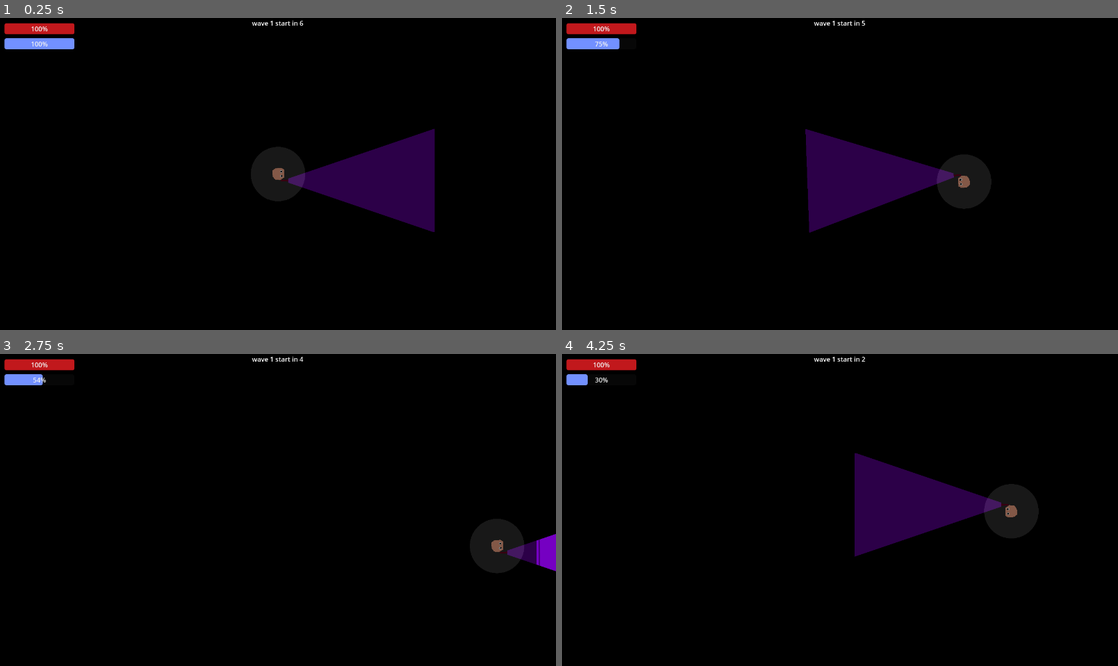
Above: before the commit, frames 1-4 (two rows, left to right).
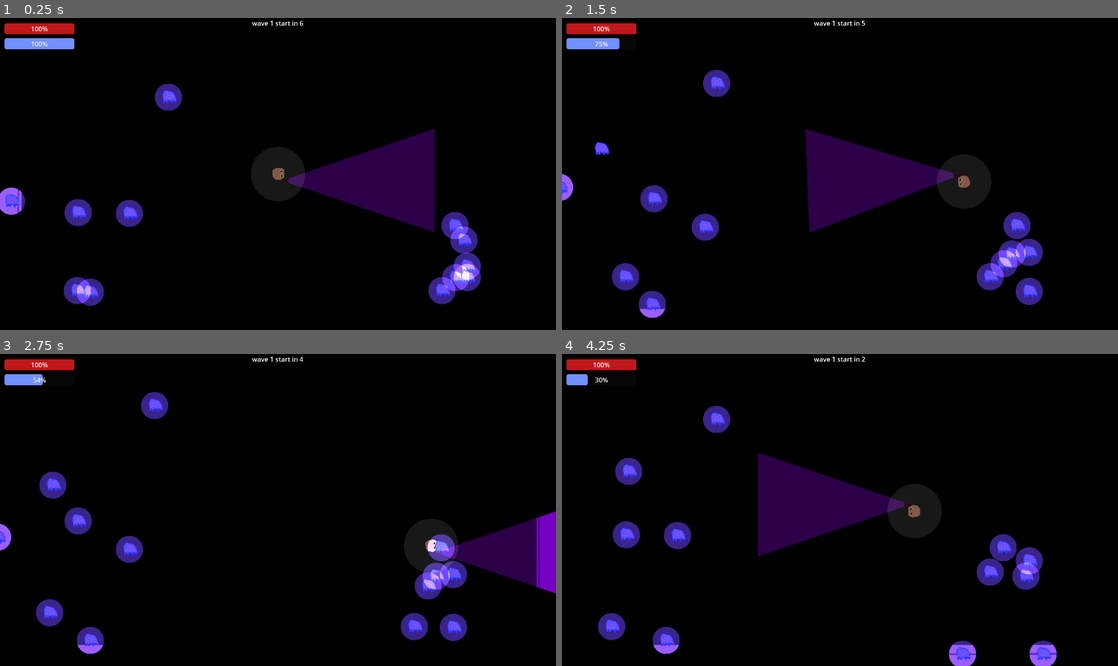
Above: after the commit, the same moments.

Repository: mncc8337/blashout
Game: Godot game, scene res://scenes/main.tscn
The game is run twice, just before and just after one commit, with the same random seed, the same clock (stepped at 60 frames per second) and the same inputs.
Inputs (mouse positions are in pixels of both pictures, inside the frame that each line leads up to):
- Up to frame 1 (0.25 s): no input
- Up to frame 2 (1.5 s): move the mouse to (962, 158) at 0.52 s; hold D (right) 0.53-1.28 s; hold Shift (run) 0.53-1.28 s; move the mouse to (728, 189) at 1.27 s; hold S (down) from 1.28 s (still down); tap Shift (run) at 1.35 s
- Up to frame 3 (2.75 s): move the mouse to (333, 441) at 2.02 s; release S (down) at 2.03 s; hold D (right) from 2.03 s (still down); hold Shift (run) from 2.03 s (still down)
- Up to frame 4 (4.25 s): move the mouse to (812, 572) at 2.77 s; release D (right) at 2.78 s; release Shift (run) at 2.78 s; hold W (up) 2.78-3.53 s; tap Shift (run) at 2.85 s; move the mouse to (1006, 556) at 3.52 s; hold A (left) from 3.53 s (still down); hold Shift (run) from 3.53 s (still down)

The runs differ from the first frame. In frame 1, 3.4% of the frame differs, in the area x 0-87%, y 20-93%; in frame 2, 3.7%; in frame 3, 6.3%; in frame 4, 12%, in the area x 6-89%, y 16-100%.

Commit message:
UI update

Diff:
--- a/project.godot
+++ b/project.godot
@@ -19,7 +19,6 @@
 
 window/size/viewport_width=1366
 window/size/viewport_height=768
-window/size/resizable=false
 
 [input]
 
--- a/scenes/blck.tscn
+++ b/scenes/blck.tscn
@@ -1,35 +1,29 @@
-[gd_scene load_steps=5 format=3 uid="uid://bdtknlk2qmu1v"]
+[gd_scene load_steps=5 format=3 uid="uid://cbrauh5bv81oy"]
 
-[ext_resource type="Texture2D" uid="uid://cur22yoxn2oxi" path="res://imgs/block.png" id="1_mhg6f"]
+[ext_resource type="Texture2D" uid="uid://cehm3itmqvrer" path="res://imgs/speedbumpidk.png" id="1_hnljd"]
+[ext_resource type="Script" path="res://scripts/blck.gd" id="1_j7l2x"]
+[ext_resource type="Texture2D" uid="uid://ms00oskxpk00" path="res://imgs/vision.png" id="3_65mba"]
 
-[sub_resource type="Gradient" id="Gradient_o4y51"]
-offsets = PackedFloat32Array(1)
-colors = PackedColorArray(1, 1, 1, 1)
+[sub_resource type="RectangleShape2D" id="RectangleShape2D_qtmh2"]
+size = Vector2(22, 22)
 
-[sub_resource type="GradientTexture1D" id="GradientTexture1D_1x747"]
-gradient = SubResource("Gradient_o4y51")
+[node name="blck" type="CharacterBody2D"]
+script = ExtResource("1_j7l2x")
 
-[sub_resource type="OccluderPolygon2D" id="OccluderPolygon2D_yp3ur"]
-cull_mode = 1
-polygon = PackedVector2Array(9, -9, -9, -9, -9, 9, 9, 9)
+[node name="block_moving_timer" type="Timer" parent="."]
+one_shot = true
 
-[node name="block" type="StaticBody2D"]
-position = Vector2(1, 1)
-scale = Vector2(2, 2)
+[node name="Sprite2D" type="Sprite2D" parent="."]
+scale = Vector2(0.2, 0.2)
+texture = ExtResource("1_hnljd")
 
-[node name="CollisionPolygon2D2" type="CollisionPolygon2D" parent="."]
-polygon = PackedVector2Array(9, -9, -9, -9, -9, 9, 9, 9)
+[node name="CollisionShape2D" type="CollisionShape2D" parent="."]
+position = Vector2(-1, 0)
+shape = SubResource("RectangleShape2D_qtmh2")
 
-[node name="Sprite2D2" type="Sprite2D" parent="CollisionPolygon2D2"]
-texture = ExtResource("1_mhg6f")
-
-[node name="PointLight2D" type="PointLight2D" parent="CollisionPolygon2D2/Sprite2D2"]
-scale = Vector2(6.25, 1600)
-color = Color(1, 1, 1, 0.290196)
-energy = 7.85
-blend_mode = 2
-texture = SubResource("GradientTexture1D_1x747")
-texture_scale = 0.01
-
-[node name="LightOccluder2D2" type="LightOccluder2D" parent="CollisionPolygon2D2"]
-occluder = SubResource("OccluderPolygon2D_yp3ur")
+[node name="PointLight2D" type="PointLight2D" parent="."]
+position = Vector2(-2, 1)
+scale = Vector2(0.1, 0.1)
+color = Color(0.423529, 0.254902, 1, 0.654902)
+energy = 8.71
+texture = ExtResource("3_65mba")
--- a/scenes/foe.tscn
+++ b/scenes/foe.tscn
@@ -7,6 +7,34 @@
 
 [sub_resource type="Theme" id="Theme_ctdp7"]
 ProgressBar/styles/fill = SubResource("StyleBoxFlat_jaxkr")
+
+[sub_resource type="Animation" id="Animation_4bbli"]
+resource_name = "die"
+length = 0.5
+tracks/0/type = "value"
+tracks/0/imported = false
+tracks/0/enabled = true
+tracks/0/path = NodePath("Polygon2D:color")
+tracks/0/interp = 1
+tracks/0/loop_wrap = true
+tracks/0/keys = {
+"times": PackedFloat32Array(0, 0.5),
+"transitions": PackedFloat32Array(1, 1),
+"update": 0,
+"values": [Color(1, 1, 1, 0.788235), Color(1, 1, 1, 0)]
+}
+tracks/1/type = "value"
+tracks/1/imported = false
+tracks/1/enabled = true
+tracks/1/path = NodePath(".:scale")
+tracks/1/interp = 1
+tracks/1/loop_wrap = true
+tracks/1/keys = {
+"times": PackedFloat32Array(0, 0.5),
+"transitions": PackedFloat32Array(1, 1),
+"update": 0,
+"values": [Vector2(3, 3), Vector2(1e-05, 1e-05)]
+}
 
 [sub_resource type="Animation" id="Animation_4fs45"]
 resource_name = "spawn"
@@ -36,34 +64,6 @@
 "values": [Vector2(0, 0), Vector2(3, 3)]
 }
 
-[sub_resource type="Animation" id="Animation_4bbli"]
-resource_name = "die"
-length = 0.5
-tracks/0/type = "value"
-tracks/0/imported = false
-tracks/0/enabled = true
-tracks/0/path = NodePath("Polygon2D:color")
-tracks/0/interp = 1
-tracks/0/loop_wrap = true
-tracks/0/keys = {
-"times": PackedFloat32Array(0, 0.5),
-"transitions": PackedFloat32Array(1, 1),
-"update": 0,
-"values": [Color(1, 1, 1, 0.788235), Color(1, 1, 1, 0)]
-}
-tracks/1/type = "value"
-tracks/1/imported = false
-tracks/1/enabled = true
-tracks/1/path = NodePath(".:scale")
-tracks/1/interp = 1
-tracks/1/loop_wrap = true
-tracks/1/keys = {
-"times": PackedFloat32Array(0, 0.5),
-"transitions": PackedFloat32Array(1, 1),
-"update": 0,
-"values": [Vector2(3, 3), Vector2(1e-05, 1e-05)]
-}
-
 [sub_resource type="AnimationLibrary" id="AnimationLibrary_qwr4n"]
 _data = {
 "die": SubResource("Animation_4bbli"),
@@ -71,15 +71,14 @@
 }
 
 [node name="foe" type="CharacterBody2D" groups=["foe"]]
-position = Vector2(750, 448)
-scale = Vector2(1e-05, 1e-05)
+scale = Vector2(3, 3)
 collision_layer = 2
 collision_mask = 2
 motion_mode = 1
 script = ExtResource("1_w5fsp")
 
 [node name="Polygon2D" type="Polygon2D" parent="."]
-color = Color(1, 1, 1, 0)
+color = Color(1, 1, 1, 0.788235)
 polygon = PackedVector2Array(-6, -4, -2.66666, -7.66667, 1, -7.33334, 3.66667, -5.66667, 4.33334, -1, 3.66667, 4.66666, 0.666672, 3.33333, 1, 5.66666, 0, 6, -0.666656, 4, -2.66666, 4.66666, -3.33333, 5.66666, -5.33333, 6, -6, 4.66666)
 
 [node name="Polygon2D4" type="CollisionPolygon2D" parent="."]
--- a/scenes/grave.tscn
+++ b/scenes/grave.tscn
@@ -11,6 +11,22 @@
 
 [sub_resource type="Theme" id="Theme_7fvyk"]
 ProgressBar/styles/fill = SubResource("StyleBoxFlat_uhm6t")
+
+[sub_resource type="Animation" id="Animation_366u1"]
+resource_name = "die"
+length = 0.5
+tracks/0/type = "value"
+tracks/0/imported = false
+tracks/0/enabled = true
+tracks/0/path = NodePath("Polygon2D:color")
+tracks/0/interp = 1
+tracks/0/loop_wrap = true
+tracks/0/keys = {
+"times": PackedFloat32Array(0, 0.5),
+"transitions": PackedFloat32Array(1, 1),
+"update": 0,
+"values": [Color(1, 1, 1, 0.788235), Color(1, 1, 1, 0)]
+}
 
 [sub_resource type="Animation" id="Animation_0nccc"]
 resource_name = "spawn"
@@ -26,22 +42,6 @@
 "transitions": PackedFloat32Array(1, 1),
 "update": 0,
 "values": [Color(1, 1, 1, 0), Color(1, 1, 1, 0.788235)]
-}
-
-[sub_resource type="Animation" id="Animation_366u1"]
-resource_name = "die"
-length = 0.5
-tracks/0/type = "value"
-tracks/0/imported = false
-tracks/0/enabled = true
-tracks/0/path = NodePath("Polygon2D:color")
-tracks/0/interp = 1
-tracks/0/loop_wrap = true
-tracks/0/keys = {
-"times": PackedFloat32Array(0, 0.5),
-"transitions": PackedFloat32Array(1, 1),
-"update": 0,
-"values": [Color(1, 1, 1, 0.788235), Color(1, 1, 1, 0)]
 }
 
 [sub_resource type="AnimationLibrary" id="AnimationLibrary_v1ul4"]
--- a/scenes/main.tscn
+++ b/scenes/main.tscn
@@ -104,6 +104,8 @@
 offset = Vector2(683, 384)
 
 [node name="foes" type="Node" parent="."]
+
+[node name="speedbumpers" type="Node" parent="."]
 
 [node name="graves" type="Node" parent="."]
 
--- /dev/null
+++ b/scripts/blck.gd
@@ -0,0 +1,20 @@
+extends CharacterBody2D
+@onready var player = get_tree().get_root().get_node("main/player")
+@export var block_moving_delay = 2
+@onready var block_model = preload("res://scenes/blck.tscn")
+var rng = RandomNumberGenerator.new()
+var i=0
+# Called when the node enters the scene tree for the first time.
+func _ready():
+	pass
+# Called every frame. 'delta' is the elapsed time since the previous frame.
+func _process(delta):
+	return
+func _physics_process(delta):
+	#if player.position.x
+	#$block_moving_timer.wait_time = block_moving_delay
+	if $block_moving_timer.is_stopped():
+		self.position.x+=rng.randi_range(-1,1)*34
+		self.position.y+=rng.randi_range(-1,1)*34
+		move_and_slide()
+		$block_moving_timer.start()
--- a/scripts/foe.gd
+++ b/scripts/foe.gd
@@ -6,7 +6,7 @@
 @export var max_health:float = 100
 var health = 100.0
 @export var attack_dmg = 10
-@export var attack_range = 40 # in px
+@export var attack_range = 50 # in px
 @export var attack_cooldown = 1.5
 @onready var player = get_tree().get_root().get_node("main/player")
 var die = false
@@ -19,7 +19,7 @@
 	health = max_health
 	$healthbar.max_value = max_health
 
-	$attack_cooldown.wait_time = attack_cooldown
+	$attack_cooldown.wait_time = abs(attack_cooldown)
 	sqr_attack_range = attack_range * attack_range
 
 	being_attacked.connect(receive_damage)
@@ -33,7 +33,7 @@
 	if is_in_group("foe"):
 		health -= damage
 	else:
-		health -= 0.05
+		health -= 0.1
 	if health <= 0:
 		die = true
 		if is_in_group("foe"):
--- a/scripts/main.gd
+++ b/scripts/main.gd
@@ -3,9 +3,10 @@
 signal died
 
 var rng = RandomNumberGenerator.new()
-
+var bump_counter = 0
 @onready var foe_model = preload("res://scenes/foe.tscn")
 @onready var grave_model = preload("res://scenes/grave.tscn")
+@onready var spdbump_model = preload("res://scenes/blck.tscn")
 var foe_attack_dmg_max:float = 10
 var foe_speed_max:float = 1300.0
 var foe_health_max:float = 100
@@ -19,10 +20,9 @@
 var wave_count:int = 1
 
 enum FOE_CLASS {RANDOM, BIGASS, ROACH}
-enum SKILL {CAT_VISION, STRONGER_LIGHT, LARGER_LIGHT, RUNNER, MEDIC, FURIOUS, TOMB_RAIDER, EARTH_QUAKE, WITCH}
-
-var skilllist = [0, 1, 2, 3, 4, 5, 6, 7, 8]
-var skill_goal:int = 10
+enum SKILL {CAT_VISION, STRONGER_LIGHT, LARGER_LIGHT, RUNNER, MEDIC, FURIOUS, TOMB_RAIDER}
+
+var skilllist = [0, 1, 2, 3, 4, 5, 6]
 
 var panel1_label
 var panel1_img
@@ -43,15 +43,15 @@
 	elif skill == SKILL.STRONGER_LIGHT:
 		info[0] = "stronger light"
 		info[1] = "res://imgs/skillimg.png"
-		info[2] = "increase your damage to ghost by 5%"
+		info[2] = "increase your damage to ghost by 10%"
 	elif skill == SKILL.LARGER_LIGHT:
-		info[0] = "larger light"
-		info[1] = "res://imgs/skillimg.png"
-		info[2] = "make your light reach 5% further"
+		info[0] = "wider light"
+		info[1] = "res://imgs/skillimg.png"
+		info[2] = "make your light reach 7% further"
 	elif skill == SKILL.RUNNER:
 		info[0] = "runner"
 		info[1] = "res://imgs/skillimg.png"
-		info[2] = "increase your stamina and your base speed by 5%"
+		info[2] = "increase your stamina and your base speed by 7%"
 	elif skill == SKILL.MEDIC:
 		info[0] = "medic"
 		info[1] = "res://imgs/skillimg.png"
@@ -64,14 +64,6 @@
 		info[0] = "tomb raider"
 		info[1] = "res://imgs/skillimg.png"
 		info[2] = "remove graves by pointing light at it (it takes time)"
-	elif skill == SKILL.EARTH_QUAKE:
-		info[0] = "earth quake"
-		info[1] = "res://imgs/skillimg.png"
-		info[2] = "reduce the number of grave by 25%"
-	elif skill == SKILL.WITCH:
-		info[0] = "witch"
-		info[1] = "res://imgs/skillimg.png"
-		info[2] = "instantly heal 25% of your health"
 
 	return info
 
@@ -82,9 +74,9 @@
 			$player.get_node("vision").texture_scale = 15
 			skilllist.erase(SKILL.CAT_VISION)
 	elif skill == SKILL.STRONGER_LIGHT:
-		$player.max_attack_dmg *= 1.05
+		$player.max_attack_dmg *= 1.1
 	elif skill == SKILL.LARGER_LIGHT:
-		$player.get_node("flashlight").scale.x *= 1.05
+		$player.get_node("flashlight").scale.x *= 1.07
 		if $player.get_node("flashlight").scale.x >= 0.5:
 			$player.get_node("flashlight").scale.x = 0.5
 			skilllist.erase(SKILL.LARGER_LIGHT)
@@ -102,19 +94,12 @@
 	elif skill == SKILL.TOMB_RAIDER:
 		$player.tomb_raider = true
 		skilllist.erase(SKILL.TOMB_RAIDER)
-	elif skill == SKILL.EARTH_QUAKE:
-		var all_grave = $graves.get_children()
-		all_grave.shuffle()
-		var num = ceil(all_grave.size() * 0.25)
-		for i in num:
-			all_grave[i].queue_clear()
-	elif skill == SKILL.WITCH:
-		$player.health = clamp($player.health + 0.25 * $player.max_health, 0, $player.max_health)
 
 func choose_skill(x):
 	apply_skill(skilllist[x])
 	$skill_panel.visible = false
 	get_tree().paused = false
+	new_wave()
 
 func choose_skill1(): choose_skill(0)
 func choose_skill2(): choose_skill(1)
@@ -182,12 +167,11 @@
 		foe_instance.attack_dmg = foe_attack_dmg_max * rng.randf_range(0.9, 2.0)
 		foe_instance.SPEED = foe_speed_max * rng.randf_range(0.5, 0.7)
 		foe_instance.max_health = foe_health_max * rng.randf_range(0.9, 1.7)
-		foe_instance.attack_cooldown = foe_attack_cooldown_max * rng.randf_range(0.7, 1)
+		foe_instance.attack_cooldown = foe_attack_cooldown_max * rng.randf_range(0.3, 0.7)
 	elif foe_class == FOE_CLASS.ROACH:
 		foe_instance.attack_dmg = foe_attack_dmg_max * rng.randf_range(0.3, 0.5)
-		foe_instance.SPEED = foe_speed_max * rng.randf_range(2, 4)
-		foe_instance.max_health = foe_health_max * rng.randf_range(0.3, 0.5)
-		foe_instance.attack_cooldown = foe_attack_cooldown_max * rng.randf_range(0.5, 0.7)
+		foe_instance.SPEED = foe_speed_max * rng.randf_range(2, 5)
+		foe_instance.max_health = foe_health_max * rng.randf_range(0.3, 0.7)
 	$foes.add_child(foe_instance)
 
 	foe_spawned += 1
@@ -209,6 +193,7 @@
 
 # Called every frame. 'delta' is the elapsed time since the previous frame.
 func _process(delta):
+
 	$UI/healthbar.max_value = ceil($player.max_health)
 	$UI/healthbar.value = ceil($player.health)
 	$UI/staminabar.max_value = ceil($player.max_stamina)
@@ -225,10 +210,7 @@
 		$UI/info.text = str(current_foe_count_max - foe_killed) + '/' + str(current_foe_count_max) + " foe(s) remain"
 
 	if foe_killed == current_foe_count_max:
-		new_wave()
-
-	if foe_killed_total == skill_goal:
-		skill_goal += 20
+		$speedbumpers/blck.queue_free()
 		get_tree().paused = true
 
 		skilllist.shuffle()
@@ -249,3 +231,11 @@
 		panel3_img.texture = ImageTexture.create_from_image(Image.load_from_file(s3info[1]))
 		panel3_desc.text = s3info[2]
 		$skill_panel.visible = true
+	if bump_counter>16:return
+func _physics_process(delta):
+	var block_instance = spdbump_model.instantiate()
+	var random_pos = Vector2(rng.randi_range(1,48)*32,rng.randi_range(1,22)*32)
+	block_instance.position = random_pos
+	bump_counter+=1
+	$speedbumpers.add_child(block_instance)
+	if bump_counter > 16:block_instance.queue_free()
--- a/scripts/player.gd
+++ b/scripts/player.gd
@@ -87,7 +87,8 @@
 			stamina = 0
 
 	if dir == Vector2.ZERO or !is_running or furious:
-		look_at(viewport.get_mouse_position())
+		var rat = (viewport.get_size() * 1.0 - Vector2(1366, 768))
+		look_at(viewport.get_mouse_position() - rat / 2) # idk why but it works lol
 	else:
 		current_dir = current_dir.lerp(dir, 0.5)
 		look_at(current_dir + position)
Not shown, added: export_presets.cfg
Binary file added: imgs/speedbumpidk.png
Not shown, added: imgs/speedbumpidk.png.import
